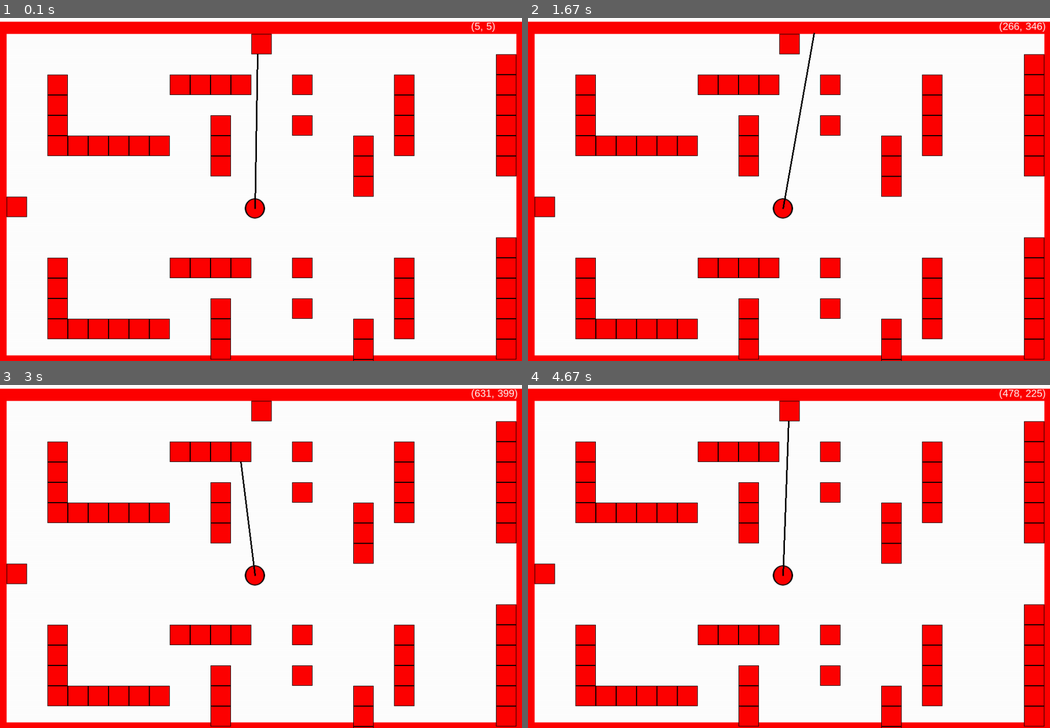
Above: before the commit, frames 1-4 (two rows, left to right).
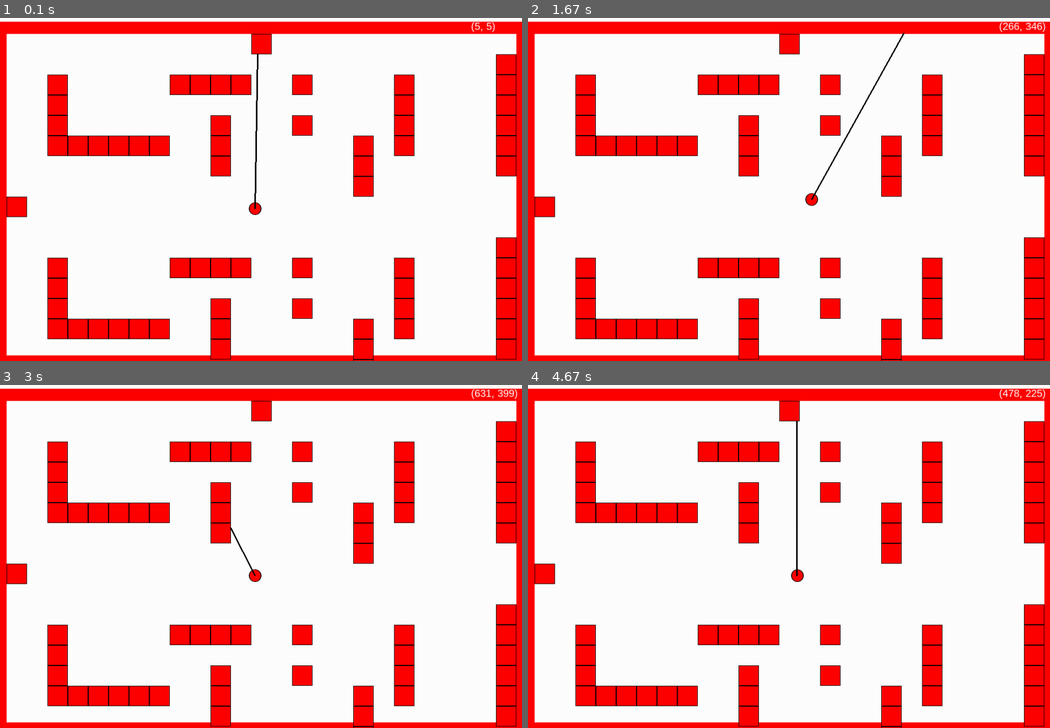
Above: after the commit, the same moments.

Repository: jonalfarlinga/lazars
Game: pygame game, started from lazars_main.py
Two runs of this game, one before a commit and one after it. Both use one fixed random seed, a clock stepped at 60 frames per second and the inputs below.
Inputs (mouse positions are in pixels of both pictures, inside the frame that each line leads up to):
- Up to frame 1 (0.1 s): no input
- Up to frame 2 (1.67 s): hold D 0.33-0.8 s; move the mouse to (768, 203) at 0.37 s; hold W 0.83-1.13 s; move the mouse to (956, 179) at 0.87 s; hold D 1.17-1.63 s; hold Right 1.17-1.63 s; move the mouse to (663, 192) at 1.2 s
- Up to frame 3 (3 s): hold A 1.67-2.2 s; hold Left 1.67-2.2 s; move the mouse to (99, 501) at 1.7 s; hold S 2.23-2.53 s; move the mouse to (339, 433) at 2.27 s; hold A 2.57-2.97 s; hold Left 2.57-2.97 s; move the mouse to (323, 583) at 2.6 s
- Up to frame 4 (4.67 s): hold W 3-3.37 s; move the mouse to (799, 439) at 3.03 s; hold D 3.4-4.03 s; hold Right 3.4-4.03 s; move the mouse to (601, 546) at 3.43 s; hold S 4.07-4.43 s; move the mouse to (794, 590) at 4.1 s; hold A from 4.47 s (still down); hold Left from 4.47 s (still down); move the mouse to (773, 494) at 4.5 s

The runs differ from the first frame. In frame 1, 0.1% of the frame differs, in the area x 46-51%, y 52-59%; in frame 2, 0.7%, in the area x 46-73%, y 4-59%; in frame 3, 0.3%; in frame 4, 0.6%.

Commit message:
movement functional

Diff:
--- a/lazars_main.py
+++ b/lazars_main.py
@@ -53,13 +53,31 @@
                   self.rect.centery-self.image.get_size()[1]//2)
         )
 
-    def laser(self, screen, blocks):
-        rects = []
-        for block in blocks:
-            if hasattr(block, "rect"):
-                rects.append(block.rect)
-            else:
-                rects.append(block)
+    def move(self, rects):
+        keys = pygame.key.get_pressed()
+        rect_cols = self.rect.collidelistall(rects)
+        if keys[pygame.K_w]:
+            for i in rect_cols:
+                if rects[i].centery < self.rect.centery:
+                    self.rect.centery += 2
+            self.rect.centery -= 1
+        if keys[pygame.K_s]:
+            for i in rect_cols:
+                if rects[i].centery > self.rect.centery:
+                    self.rect.centery -= 2
+            self.rect.centery += 1
+        if keys[pygame.K_a]:
+            for i in rect_cols:
+                if rects[i].centerx < self.rect.centerx:
+                    self.rect.centerx += 2
+            self.rect.centerx -= 1
+        if keys[pygame.K_d]:
+            for i in rect_cols:
+                if rects[i].centerx > self.rect.centerx:
+                    self.rect.centerx -= 2
+            self.rect.centerx += 1
+
+    def laser(self, screen, rects):
         line_segments = calculate_line(self.rect.center, self.direction, rects)
         for segment in line_segments:
             if segment[1] is None:
@@ -132,9 +150,19 @@
     # main loop
     while True:
         print_background(screen)
-        debug(pygame.mouse.get_pos(), screen, borders + walls.sprites())
+        rects = []
+        for block in borders + walls.sprites():
+            if hasattr(block, "blit_sprite"):
+                block.blit_sprite(screen)
+            if hasattr(block, "rect"):
+                rects.append(block.rect)
+            else:
+                rects.append(block)
+
+        debug(pygame.mouse.get_pos(), screen, rects)
         player.blit_sprite(screen)
-        player.laser(screen, borders + walls.sprites())
+        player.move(rects)
+        player.laser(screen, rects)
         # event handling, gets all event from the event queue
         for event in pygame.event.get():
             # only do something if the event is of type QUIT
@@ -142,7 +170,7 @@
                 # change the value to False, to exit the main loop
                 pygame.quit()
                 sys.exit()
-        pygame.time.delay(50)
+        pygame.time.delay(10)
         FramesPerSecond.tick(FPS)
         pygame.display.update()
 
--- a/vector_math.py
+++ b/vector_math.py
@@ -1,4 +1,3 @@
-import pygame
 import math
 from constants import *
 
Binary file changed: assets/player.png
